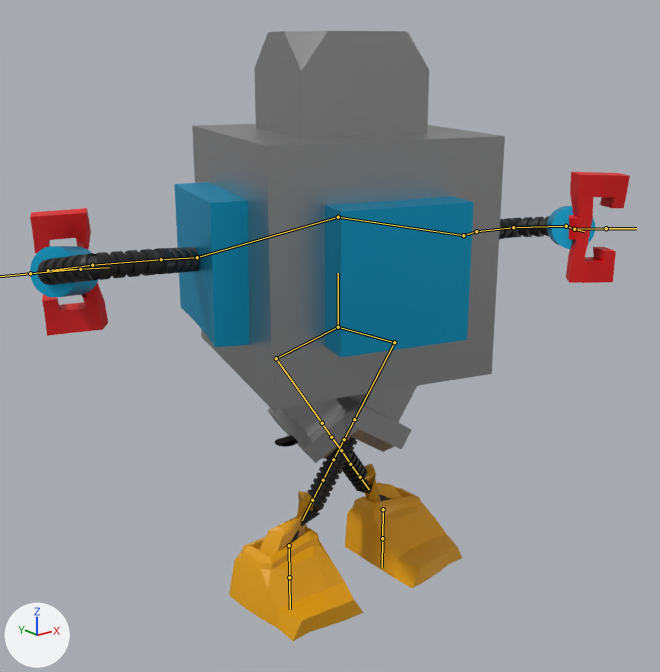
The FBX model Assets/Resources/PhotonPrefabs/TMPBlender/Bob.fbx as it was, and as the next commit left it.
Both versions are drawn from a 50 mm camera at (-5.01, -5.98, 4.85) aimed at (-0.07, 0.19, 2.38). The lights are fixed; the arrows at lower left show +X, +Y and +Z. Both versions are drawn at frame 12 of the action 'Armature|Melee'; the numbers are the values there. The bones that bend it are drawn over the model as lines.
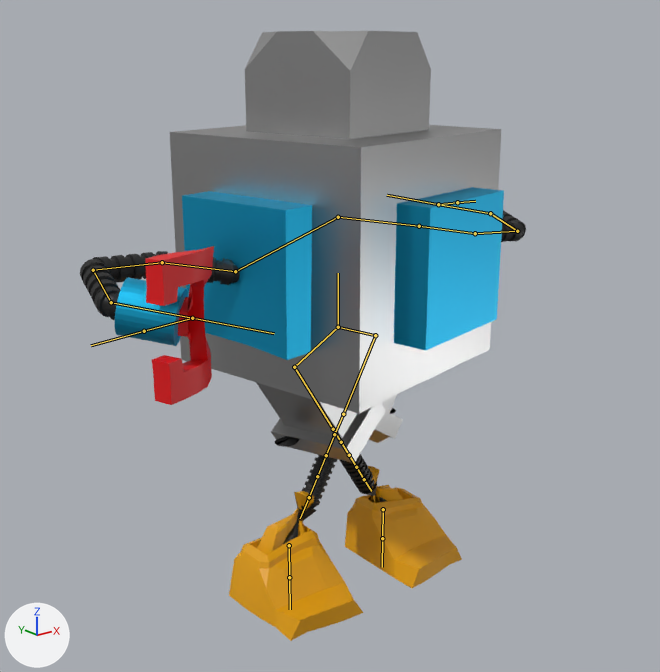
What differs and where, as boxes (x1, y1, x2, y2) in the pictures (660 x 672 px):
'Cube', posed: before (174, 31, 505, 411); after (170, 31, 504, 414)
'Cube.004', posed (11% narrower, 24% taller): before (30, 208, 108, 336); after (145, 246, 214, 405)
'Cube.001', posed: before (229, 491, 364, 641); after (229, 491, 363, 641)
'Cube.005', posed: before (345, 464, 462, 588); after (345, 466, 462, 588)
'Cylinder.002', posed (79% taller): before (37, 247, 199, 285); after (80, 251, 240, 320)
'Cube.003', posed: before (267, 397, 352, 463); after (256, 382, 386, 463)
'Cylinder.003', posed (7% wider, 35% taller): before (30, 246, 98, 297); after (115, 277, 188, 346)
'Cube.006', posed (not visible afterwards): before (566, 172, 630, 283)
'Cube.002', posed: before (345, 386, 417, 452); after (369, 394, 403, 443)
'Cylinder.004', posed: before (275, 435, 357, 543); after (275, 436, 338, 544)
'Cylinder.006', posed: before (499, 216, 550, 239); after (501, 210, 526, 242)
'Cylinder.005', posed: before (341, 450, 391, 501); after (340, 408, 396, 502)
'Cylinder.007', posed (not visible afterwards): before (547, 206, 595, 249)
bone 'Bone.003', root to tip: before (197, 257) to (161, 259); after (235, 271) to (162, 262)
bone 'Bone.010', root to tip: before (161, 259) to (92, 265); after (162, 262) to (93, 270)
bone 'Bone.009', root to tip: before (92, 265) to (48, 270); after (93, 270) to (111, 302)
bone 'Bone.011', root to tip: before (48, 270) to (80, 269); after (111, 302) to (192, 318)
bone 'Bone.004', root to tip: before (463, 235) to (476, 231); after (419, 226) to (475, 233)
bone 'Bone.013', root to tip: before (476, 231) to (513, 227); after (475, 233) to (517, 231)
bone 'Bone.012', root to tip: before (513, 227) to (566, 226); after (517, 231) to (490, 213)
bone 'Bone.014', root to tip: before (566, 226) to (574, 229); after (490, 213) to (438, 204)
bone 'Bone.007', root to tip: before (276, 358) to (322, 423); after (294, 367) to (333, 429)
bone 'Bone.008', root to tip: before (394, 342) to (354, 419); after (375, 335) to (343, 414)
bone 'Bone.015', root to tip: before (80, 269) to (30, 273); after (192, 318) to (144, 331)
bone 'Bone.016', root to tip: before (574, 229) to (606, 228); after (438, 204) to (457, 202)

The edits, one by one:
Bone 'Bone' (bone_bone) turns from (0, 165, 0) to (0, -168, 0) degrees about its own x, y and z.
Bone 'Bone.003' (bone_bone_003) turns from (-45, 4, 10) to (43, -3, 9) degrees about its own x, y and z.
Bone 'Bone.010' (bone_bone_010) turns from (29, 2, -7) to (-31, -2, -6) degrees about its own x, y and z.
Bone 'Bone.009' (bone_bone_009) turns from (75, 11, -14) to (-75, -10, -12) degrees about its own x, y and z.
Bone 'Bone.011' (bone_bone_011) turns from (59, 7, -12) to (-58, -6, -11) degrees about its own x, y and z.
Bone 'Bone.004' (bone_bone_004) turns from (45, -3, 7) to (-48, 4, 8) degrees about its own x, y and z.
Bone 'Bone.013' (bone_bone_013) turns from (-29, -1, -4) to (29, 1, -5) degrees about its own x, y and z.
Bone 'Bone.012' (bone_bone_012) turns from (-75, -7, -9) to (77, 8, -11) degrees about its own x, y and z.
Bone 'Bone.014' (bone_bone_014) turns from (-59, -4, -8) to (61, 6, -10) degrees about its own x, y and z.
Bone 'Bone.007' (bone_bone_007) turns from (-33, -3, -3) to (-33, -1, 4) degrees about its own x, y and z.
Bone 'Bone.008' (bone_bone_008) turns from (-32, -1, -4) to (-32, 1, 3) degrees about its own x, y and z.
Bone 'Bone.015' (bone_bone_015) moves from (0.1, -5.67, -0.95) to (0.1, -5.69, 0.89).
Bone 'Bone.015' (bone_bone_015) turns from (-163, 0, 0) to (172, 0, 1) degrees about its own x, y and z.
Bone 'Bone.016' (bone_bone_016) moves from (0.07, -5.74, 0.99) to (0.07, -5.75, -0.8).
Bone 'Bone.016' (bone_bone_016) turns from (164, -1, -4) to (-171, 0, -4) degrees about its own x, y and z.
